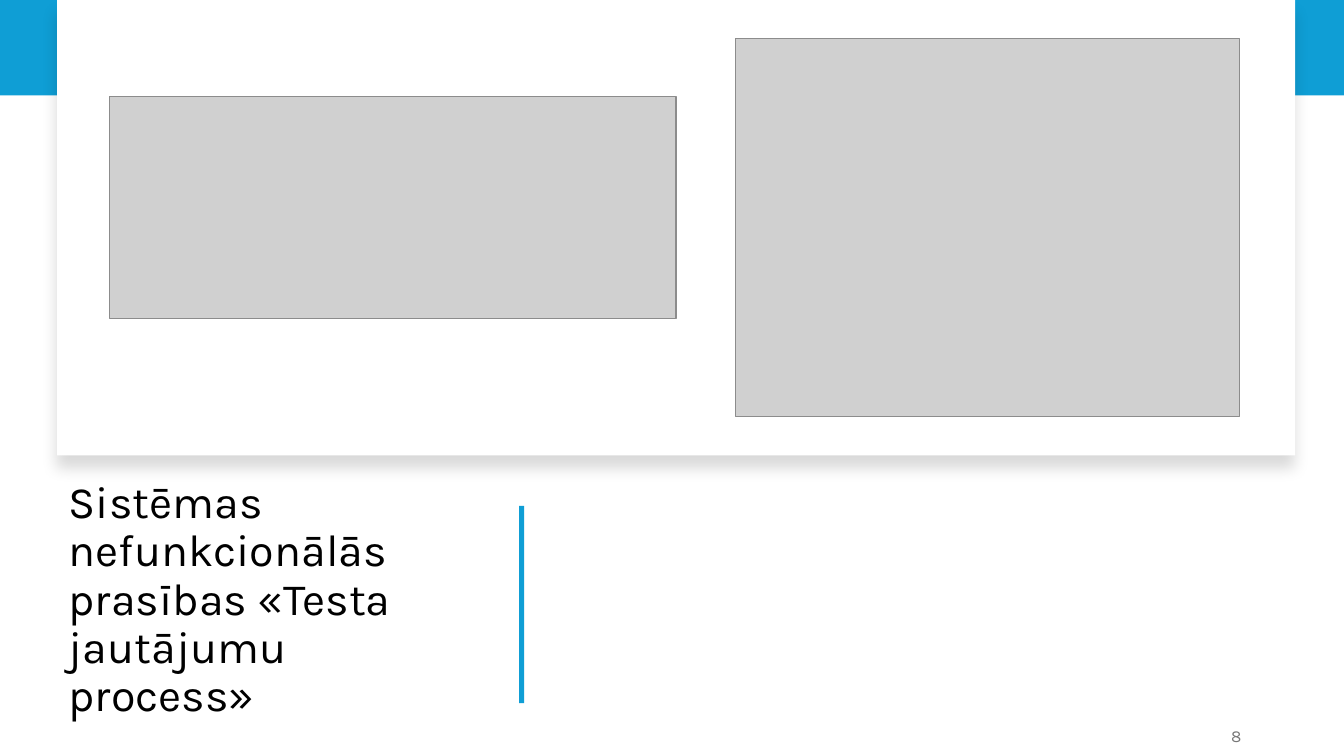
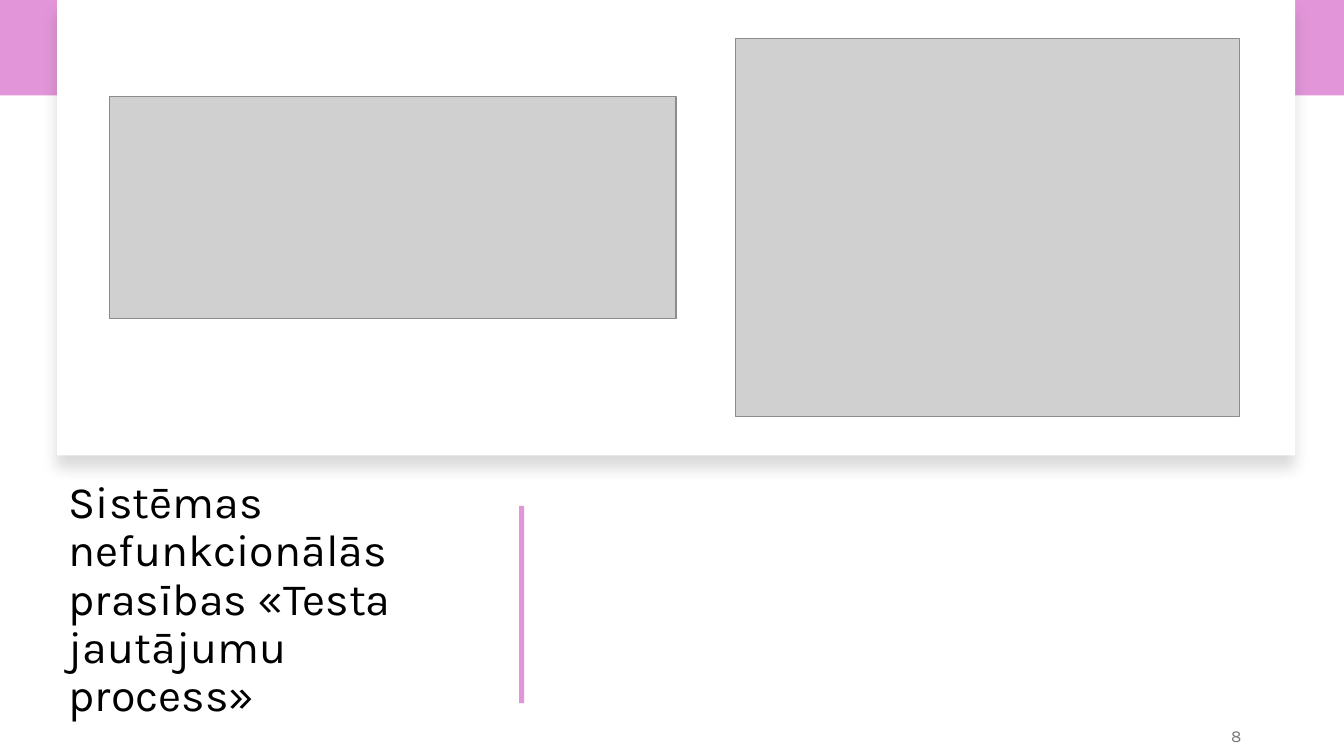
Before and after one commit to julianna964/PD_1_Artjomenko_2025, a slide deck: slide 8 of Projekta_Darbs_Julianna_Artjomenko_1.ppsx. Drawn at 1344x756 pixels with LibreOffice and Linux fonts; fonts in the diff are those of the drawing; grey boxes stand for pictures. Boxes give left, top, right and bottom in pixels: in the first picture for what was removed or moved away, otherwise in the second. Text is boxed around its words. In the diff, an @@ line names an element or a change of style, - is before the commit and + after.

```diff
--- a/Projekta_Darbs_Julianna_Artjomenko_1.ppsx
+++ b/Projekta_Darbs_Julianna_Artjomenko_1.ppsx
@@ rectangle at (0,0,1344,96): fill #0F9ED5 to #E296D9 @@
@@ rectangle at (520,506,525,703): fill #0F9ED5 to #E296D9 @@
```
Also in this commit, not shown: 15 other slides changed.
